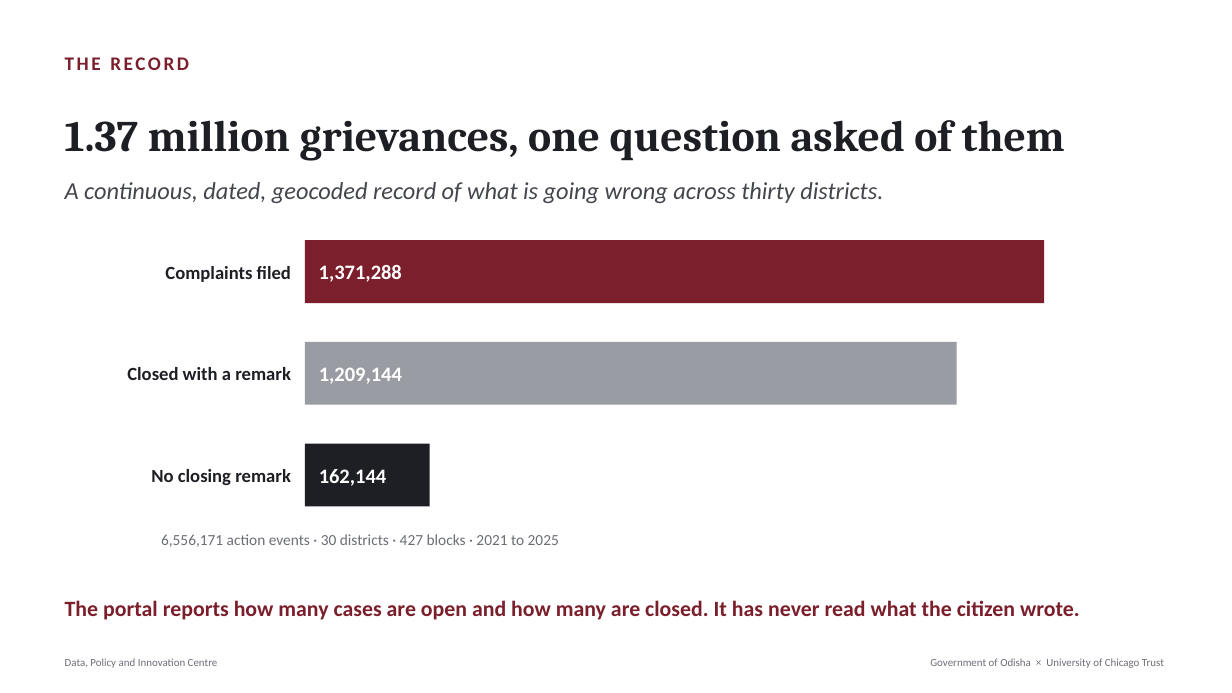
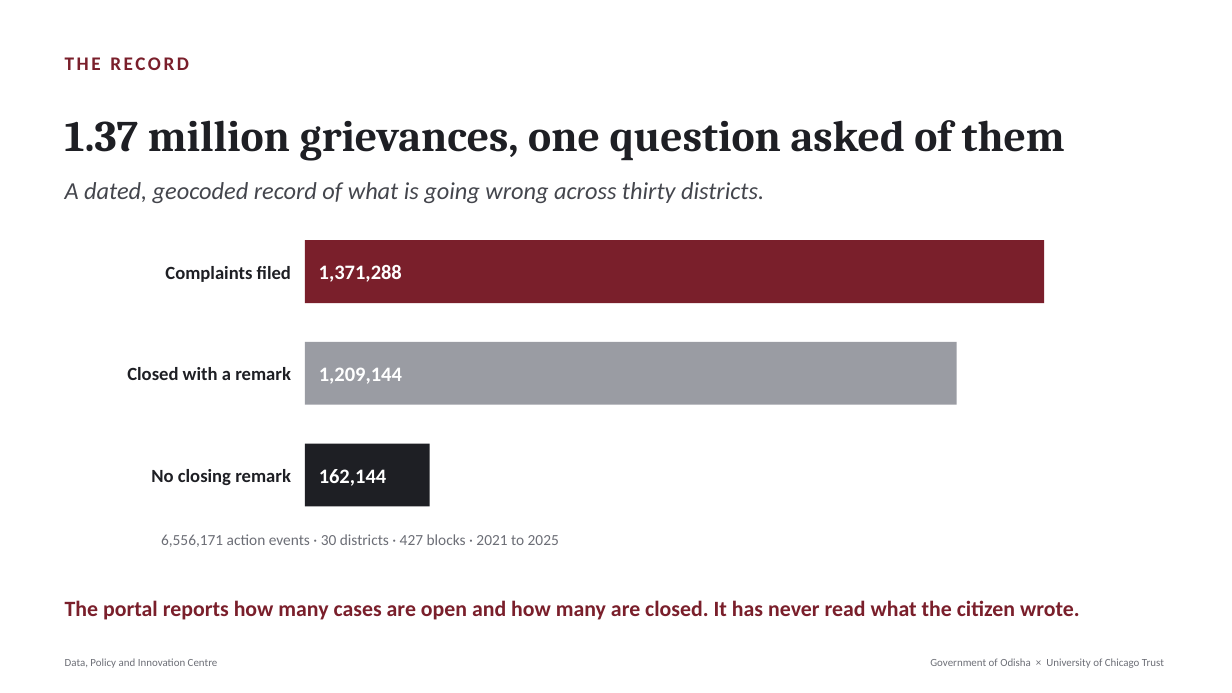
Before and after one commit to Data-Policy-and-Innovation-Centre/janasunani, a slide deck: slide 2 of docs/presentations/2026-08-24-timing-quality/Janasunani_2.0_Timing_and_Quality.pptx. Drawn at 1232x693 pixels with LibreOffice and Linux fonts; fonts in the diff are those of the drawing. Boxes give left, top, right and bottom in pixels: in the first picture for what was removed or moved away, otherwise in the second. Text is boxed around its words. In the diff, an @@ line names an element or a change of style, - is before the commit and + after.

```diff
--- a/docs/presentations/2026-08-24-timing-quality/Janasunani_2.0_Timing_and_Quality.pptx
+++ b/docs/presentations/2026-08-24-timing-quality/Janasunani_2.0_Timing_and_Quality.pptx
@@ text at bbox=[65, 182, 764, 203]: text changed @@
-A continuous, dated, geocoded record of what is going wrong across thirty districts.
+A dated, geocoded record of what is going wrong across thirty districts.
```
Also in this commit, not shown: 3 other slides changed, 2 slides added, 7 slides removed, 6 other files.
